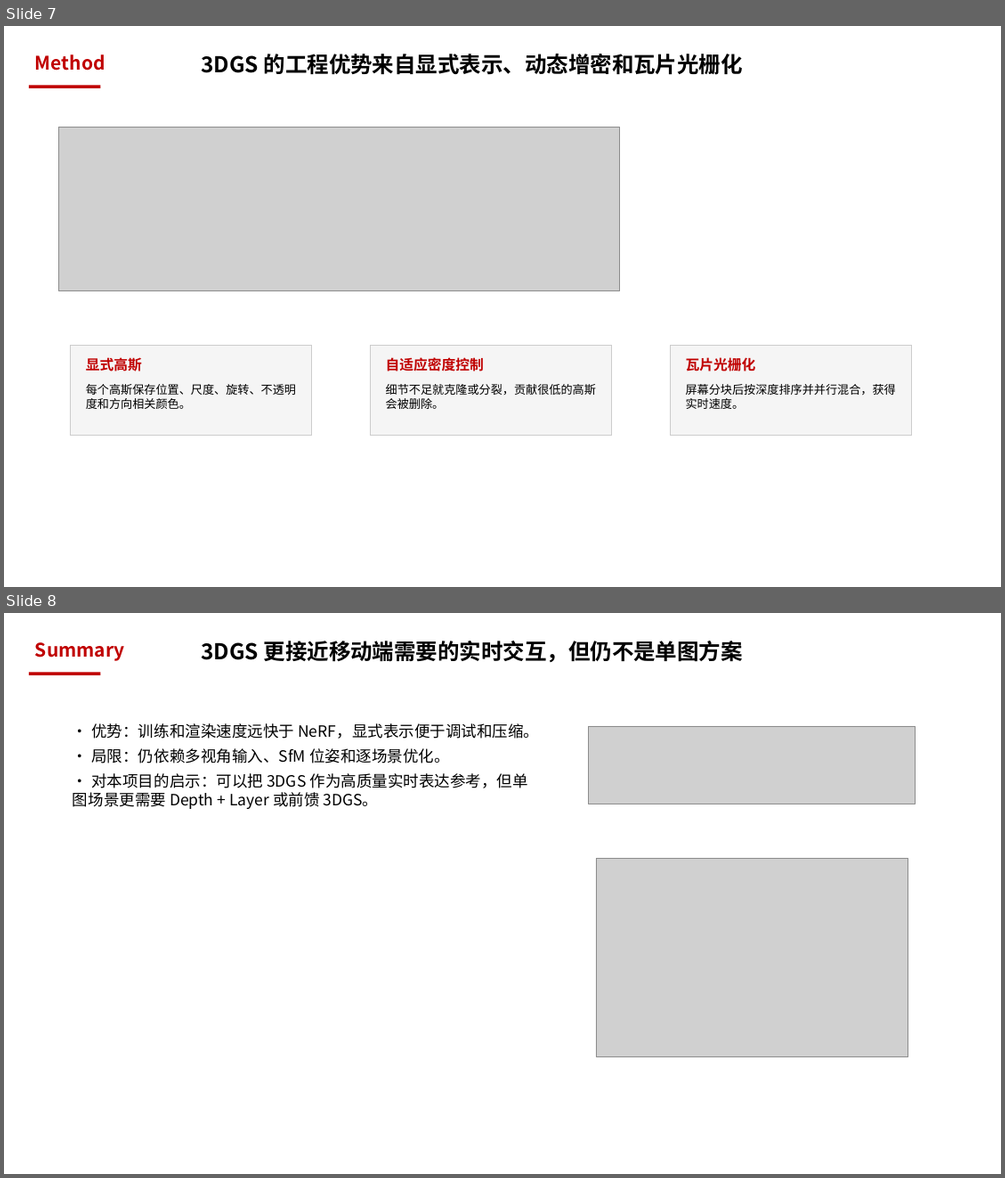
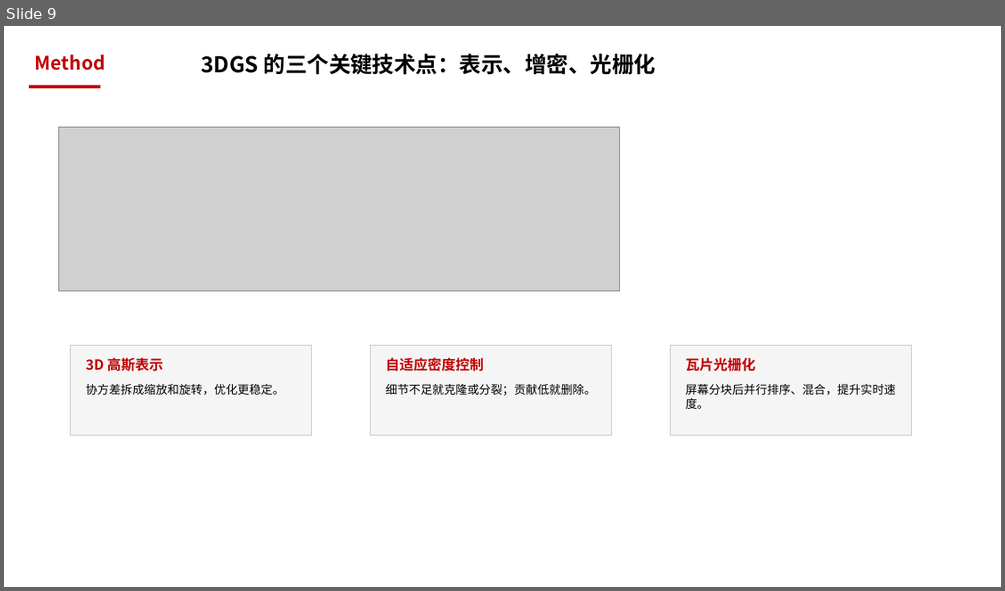
Before and after one commit to mengmcy1/gastric-cbm, a slide deck: 汇报/论文总结7.10_NeRF与3DGS_基础汇报.pptx. Shown one above the other, each under a label of ours: slides 7 and 8 before the commit, slide 9 after it. The pictures are 1005x1178 and 1005x591 pixels, drawn with LibreOffice and Linux fonts; fonts in the diff are those of the drawing; grey boxes stand for pictures. Boxes give left, top, right and bottom in pixels: in the first picture for what was removed or moved away, otherwise in the second. Text is boxed around its words. In the diff, an @@ line names an element or a change of style, - is before the commit and + after.

```diff
--- a/汇报/论文总结7.10_NeRF与3DGS_基础汇报.pptx
+++ b/汇报/论文总结7.10_NeRF与3DGS_基础汇报.pptx
@@ slide 8 removed at (4, 613, 1001, 1174), background #FFFFFF @@
@@ text removed at (35, 642, 125, 661) @@
-Summary
@@ text removed at (201, 641, 743, 662) @@
-3DGS 更接近移动端需要的实时交互，但仍不是单图方案
@@ rectangle removed at (29, 673, 100, 676) @@
@@ text removed at (73, 723, 539, 809) @@
-• 优势：训练和渲染速度远快于 NeRF，显式表示便于调试和压缩。
-• 局限：仍依赖多视角输入、SfM 位姿和逐场景优化。
-• 对本项目的启示：可以把 3DGS 作为高质量实时表达参考，但单图场景更需要 Depth + Layer 或前馈 3DGS。
@@ picture removed at (588, 726, 915, 803) @@
@@ picture removed at (596, 859, 907, 1057) @@
@@ what was slide 7 is now slide 9 @@
@@ slide 9 changed as well @@
@@ text at (201, 54, 655, 75): text changed @@
-3DGS 的工程优势来自显式表示、动态增密和瓦片光栅化
+3DGS 的三个关键技术点：表示、增密、光栅化
@@ text at (86, 357, 163, 371): text changed @@
-显式高斯
+3D 高斯表示
@@ text at (86, 384, 284, 394): text changed @@
-每个高斯保存位置、尺度、旋转、不透明度和方向相关颜色。
+协方差拆成缩放和旋转，优化更稳定。
@@ text at (386, 384, 596, 395): text changed @@
-细节不足就克隆或分裂，贡献很低的高斯会被删除。
+细节不足就克隆或分裂；贡献低就删除。
@@ text at (686, 384, 896, 409): text changed @@
-屏幕分块后按深度排序并并行混合，获得实时速度。
+屏幕分块后并行排序、混合，提升实时速度。
```
Also in this commit, not shown: 1 other slide changed, 15 slides added, 7 other slides removed, 15 other files.
